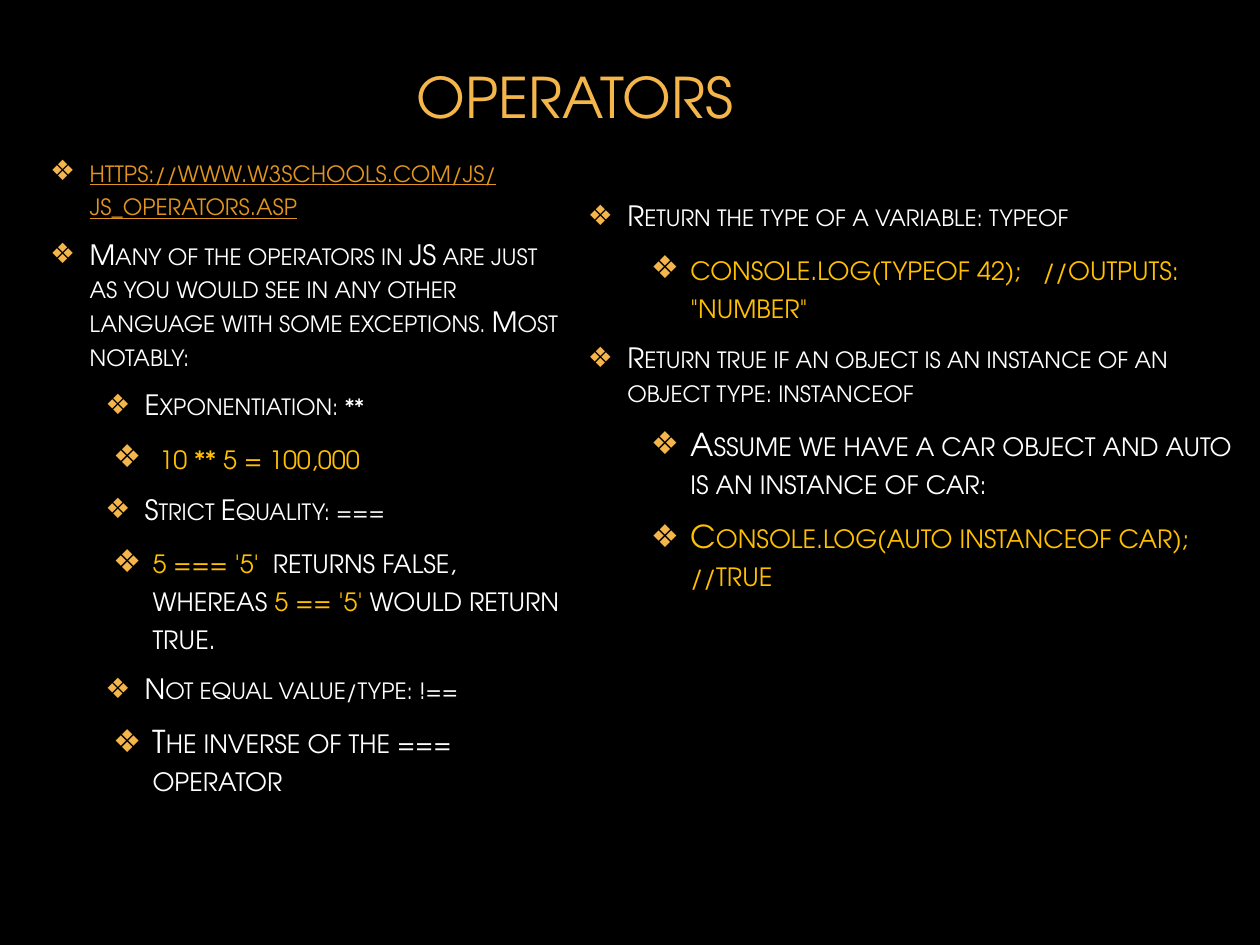
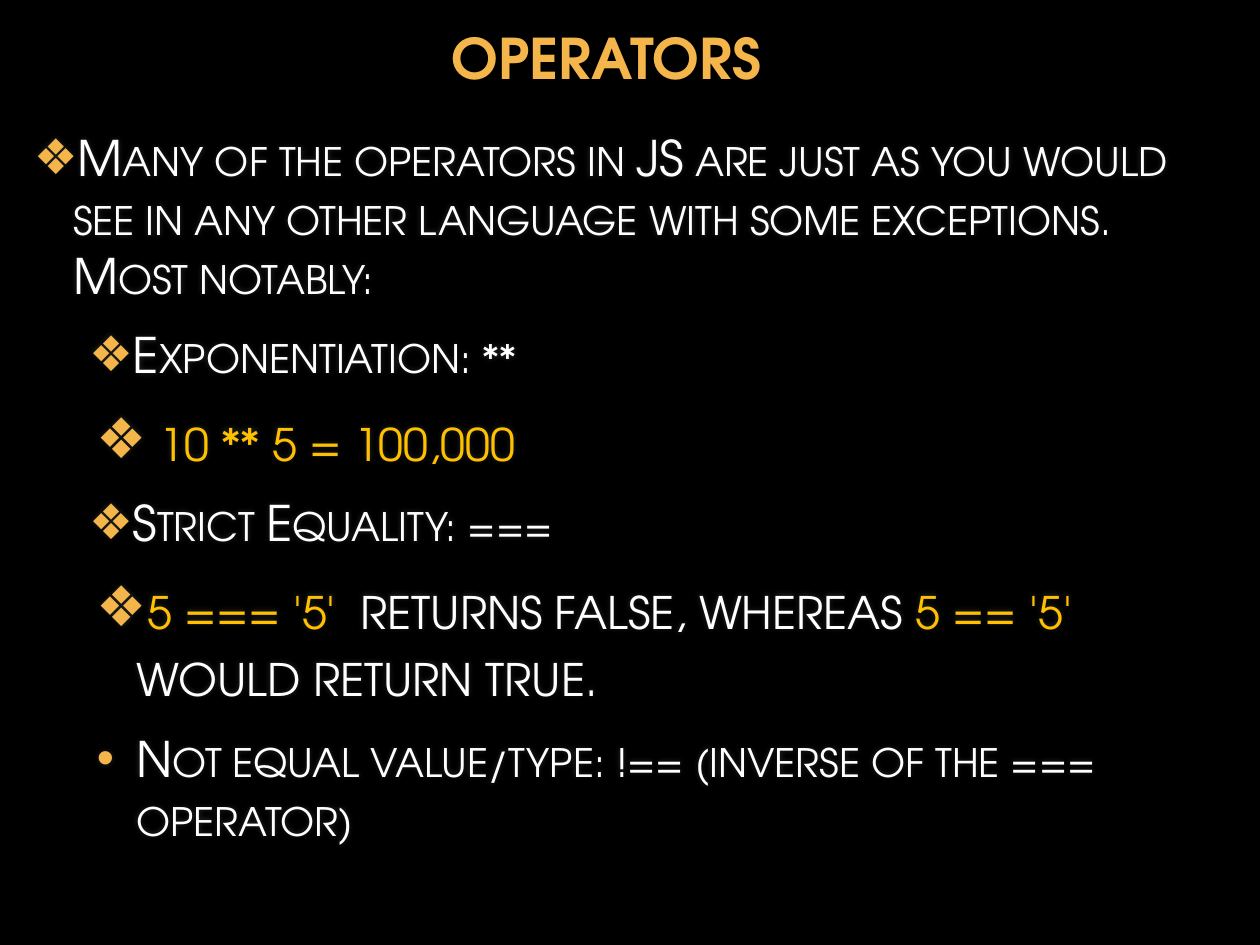
Before and after one commit to donfreiday/cpsc330-js, a slide deck: slide 24 of Javascript.pptx (slide 25 before the commit). Drawn at 1260x945 pixels with LibreOffice and Linux fonts; fonts in the diff are those of the drawing; background and template pictures are left out. Boxes give left, top, right and bottom in pixels: in the first picture for what was removed or moved away, otherwise in the second. Text is boxed around its words. In the diff, an @@ line names an element or a change of style, - is before the commit and + after.

```diff
--- a/Javascript.pptx
+++ b/Javascript.pptx
@@ text "OPERATORS": place and size @@
-text "OPERATORS" at box(416, 76, 733, 119)
+text "OPERATORS" at box(451, 37, 761, 80)
@@ text "OPERATORS" at box(451, 37, 761, 80): bold on @@
@@ text "Many of the operators in ...": place and size @@
-text "Many of the operators in ..." at box(90, 165, 559, 792)
+text "Many of the operators in ..." at box(73, 139, 1167, 845)
@@ text at box(73, 139, 1167, 697): size 16 to 28 pt in "Many of the operators in JS are ...", "Exponentiation: **", "Strict Equality: ==="; size 18 to 32 pt in "10 ** 5 = 100,000", "5 === '5' returns false, whereas 5 ..."; more space between paragraphs @@
@@ text at box(90, 165, 497, 219): paragraph removed @@
-❖ https://www.w3schools.com/js/js_operators.asp
@@ text removed at box(627, 209, 1232, 590) @@
-❖ Return the type of a variable: typeof
-  ❖ console.log(typeof 42); //outputs: "number"
-❖ Return true if an object is an instance of an object type: instanceof
-  ❖ Assume we have a car object and auto is an instance of car:
-  ❖ Console.log(auto instanceof car); //true
@@ text at box(136, 747, 999, 845): text changed; size 18 to 28 pt @@
-❖ Not equal value/type: !==
-  ❖ The inverse of the === operator
+  • Not equal value/type: !== (inverse of the === operator)
```
Also in this commit, not shown: 25 other slides changed, 26 slides added, 7 slides removed, 2 other files.
